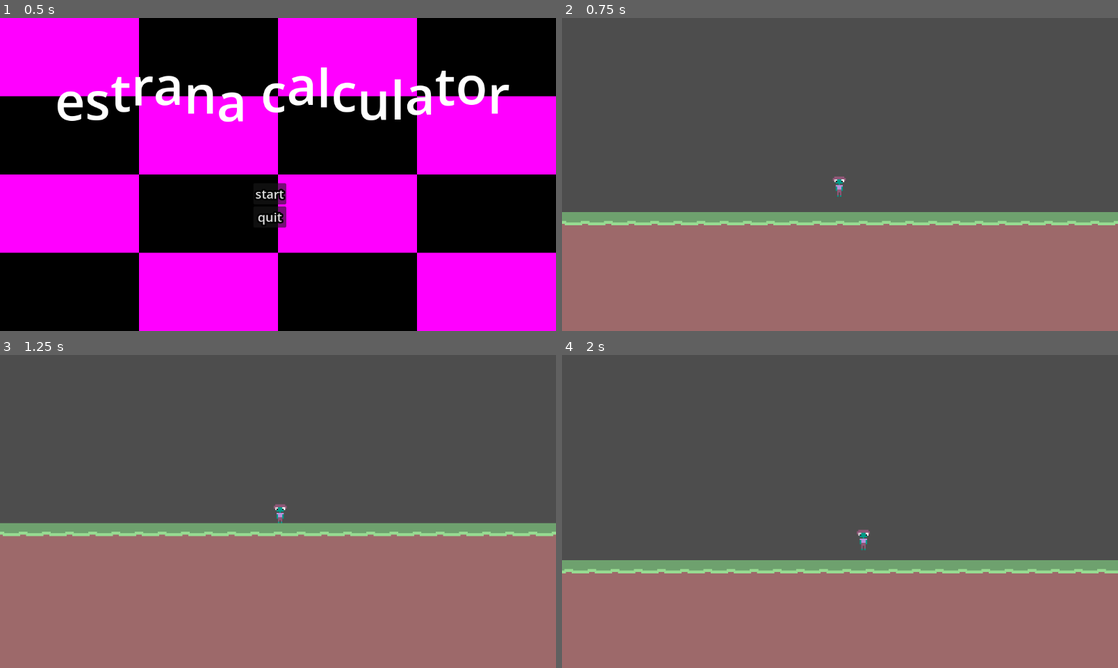
Above: before the commit, frames 1-4 (two rows, left to right).
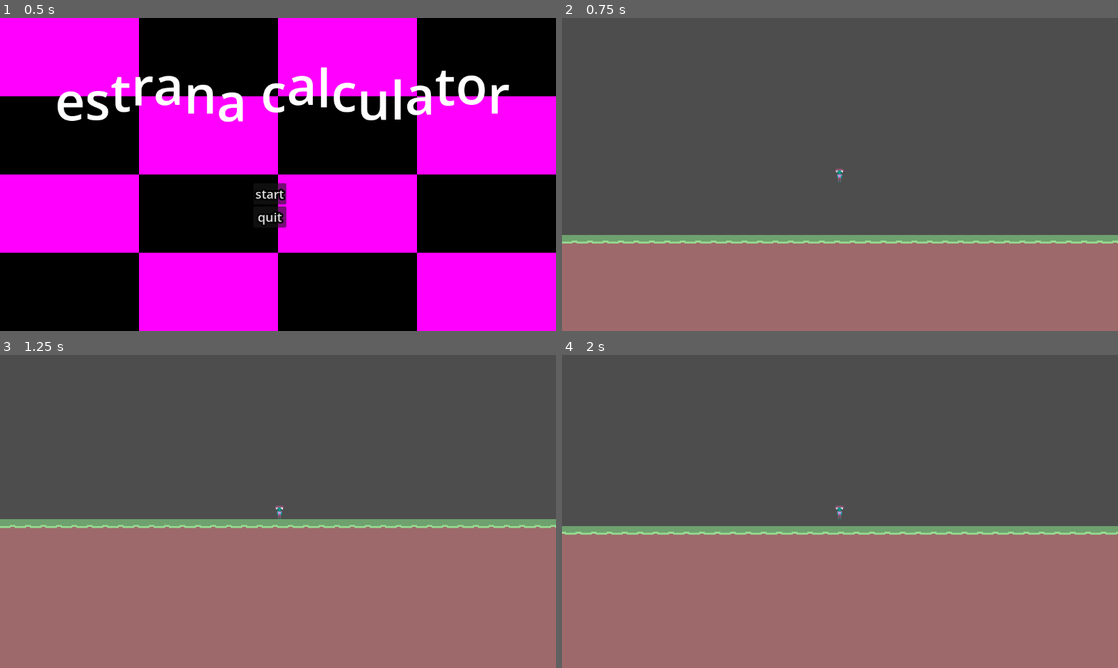
Above: after the commit, the same moments.

Repository: boredchef/estrana-calculator
Game: Godot game, scene res://scenes/title.tscn
Same seed, same stepped clock (60 frames per second), same inputs: the game is played once before the commit and once after it.
Inputs (mouse positions are in pixels of both pictures, inside the frame that each line leads up to):
- Up to frame 1 (0.5 s): no input
- Up to frame 2 (0.75 s): click "start" at 0.5 s
- Up to frame 3 (1.25 s): no input
- Up to frame 4 (2 s): tap Enter at 1.25 s; move the mouse to (962, 495) at 1.27 s; hold Right (Right) from 1.28 s (still down); tap Up (Jump) at 1.35, 1.52, 1.82 s; click (962, 495) at 1.42 s

Frame 1 is identical in both runs. In frame 2, 10% of the frame differs, in the area x 0-100%, y 48-73%; in frame 3, 4.8%; in frame 4, 15%, in the area x 0-100%, y 48-70%.

Commit message:
changed up calculator a bit
changed layout, added theme texture and toggle calculator keybind

Diff:
--- a/project.godot
+++ b/project.godot
@@ -54,6 +54,11 @@
 , Object(InputEventKey,"resource_local_to_scene":false,"resource_name":"","device":-1,"window_id":0,"alt_pressed":false …(186 unchanged characters)…
 ]
 }
+"Toggle Calculator"={
+"deadzone": 0.2,
+"events": [Object(InputEventKey,"resource_local_to_scene":false,"resource_name":"","device":-1,"window_id":0,"alt_pressed":false,"shift_pressed":true,"ctrl_pressed":false,"meta_pressed":false,"pressed":false,"keycode":0,"physical_keycode":67,"key_label":0,"unicode":67,"location":0,"echo":false,"script":null)
+]
+}
 
 [physics]
 
--- a/scenes/calculator.tscn
+++ b/scenes/calculator.tscn
@@ -1,106 +1,244 @@
 [gd_scene format=3 uid="uid://btgaoes4vttxe"]
 
 [ext_resource type="Script" uid="uid://du7t647v1rg8y" path="res://scripts/calculator.gd" id="1_47tay"]
+[ext_resource type="FontFile" uid="uid://bl8hqnuwtbax8" path="res://augiepixel.ttf" id="1_j8sg6"]
+[ext_resource type="Texture2D" uid="uid://bjlwnqk7p05rs" path="res://sprites/button.png" id="2_j8sg6"]
+
+[sub_resource type="StyleBoxTexture" id="StyleBoxTexture_j8sg6"]
+texture = ExtResource("2_j8sg6")
+
+[sub_resource type="Theme" id="Theme_47tay"]
+Button/font_sizes/font_size = 32
+Button/fonts/font = ExtResource("1_j8sg6")
+Button/styles/normal = SubResource("StyleBoxTexture_j8sg6")
+
+[sub_resource type="StyleBoxFlat" id="StyleBoxFlat_864p1"]
+bg_color = Color(0.9843137, 0.9843137, 0.9843137, 1)
+
+[sub_resource type="Theme" id="Theme_sio27"]
+Label/colors/font_color = Color(0, 0, 0, 1)
+Label/colors/font_outline_color = Color(0, 0, 0, 1)
+Label/font_sizes/font_size = 32
+Label/fonts/font = ExtResource("1_j8sg6")
+Label/styles/normal = SubResource("StyleBoxFlat_864p1")
 
 [node name="calculator" type="Control" unique_id=225842722]
 layout_mode = 3
 anchors_preset = 15
 anchor_right = 1.0
 anchor_bottom = 1.0
+offset_left = 31.0
+offset_top = -3.0
+offset_right = -995.0
+offset_bottom = -451.0
 grow_horizontal = 2
 grow_vertical = 2
+theme = SubResource("Theme_47tay")
 script = ExtResource("1_47tay")
 
 [node name="VBoxContainer" type="VBoxContainer" parent="." unique_id=245597591]
 layout_mode = 0
-offset_right = 40.0
-offset_bottom = 40.0
+offset_right = 125.0
+offset_bottom = 198.0
 
 [node name="display" type="Label" parent="VBoxContainer" unique_id=16118]
 layout_mode = 2
+theme = SubResource("Theme_sio27")
 horizontal_alignment = 2
 
 [node name="buttons" type="GridContainer" parent="VBoxContainer" unique_id=61181909]
 layout_mode = 2
-columns = 4
+size_flags_vertical = 3
+size_flags_stretch_ratio = 0.0
+columns = 5
+
+[node name="del" type="Button" parent="VBoxContainer/buttons" unique_id=1370915966]
+layout_mode = 2
+text = "<-"
+
+[node name="ce" type="Button" parent="VBoxContainer/buttons" unique_id=698987123]
+custom_minimum_size = Vector2(50, 50)
+layout_mode = 2
+size_flags_vertical = 3
+size_flags_stretch_ratio = 0.0
+text = "CE"
+
+[node name="ac" type="Button" parent="VBoxContainer/buttons" unique_id=1629914817]
+custom_minimum_size = Vector2(50, 50)
+layout_mode = 2
+size_flags_vertical = 3
+size_flags_stretch_ratio = 0.0
+text = "C"
+
+[node name="pm" type="Button" parent="VBoxContainer/buttons" unique_id=119504641]
+custom_minimum_size = Vector2(50, 50)
+layout_mode = 2
+size_flags_vertical = 3
+size_flags_stretch_ratio = 0.0
+text = "+/-"
+
+[node name="percent" type="Button" parent="VBoxContainer/buttons" unique_id=2136509397]
+custom_minimum_size = Vector2(50, 50)
+layout_mode = 2
+size_flags_vertical = 3
+size_flags_stretch_ratio = 0.0
+text = "%"
 
 [node name="b7" type="Button" parent="VBoxContainer/buttons" unique_id=1154871054]
-layout_mode = 2
+custom_minimum_size = Vector2(50, 50)
+layout_mode = 2
+size_flags_vertical = 3
+size_flags_stretch_ratio = 0.0
 text = "7"
 
 [node name="b8" type="Button" parent="VBoxContainer/buttons" unique_id=911164536]
-layout_mode = 2
+custom_minimum_size = Vector2(50, 50)
+layout_mode = 2
+size_flags_vertical = 3
+size_flags_stretch_ratio = 0.0
 text = "8"
 
 [node name="b9" type="Button" parent="VBoxContainer/buttons" unique_id=619990729]
-layout_mode = 2
+custom_minimum_size = Vector2(50, 50)
+layout_mode = 2
+size_flags_vertical = 3
+size_flags_stretch_ratio = 0.0
 text = "9"
 
-[node name="divide" type="Button" parent="VBoxContainer/buttons" unique_id=1744547668]
-layout_mode = 2
+[node name="divide" type="Button" parent="VBoxContainer/buttons" unique_id=1984710111]
+custom_minimum_size = Vector2(50, 50)
+layout_mode = 2
+size_flags_vertical = 3
+size_flags_stretch_ratio = 0.0
 text = "/"
 
+[node name="open paranthesis" type="Button" parent="VBoxContainer/buttons" unique_id=470648480]
+custom_minimum_size = Vector2(50, 50)
+layout_mode = 2
+size_flags_vertical = 3
+text = "(
+"
+
+[node name="b4" type="Button" parent="VBoxContainer/buttons" unique_id=2054504362]
+custom_minimum_size = Vector2(50, 50)
+layout_mode = 2
+size_flags_vertical = 3
+size_flags_stretch_ratio = 0.0
+text = "4"
+
+[node name="b5" type="Button" parent="VBoxContainer/buttons" unique_id=1534693366]
+custom_minimum_size = Vector2(50, 50)
+layout_mode = 2
+size_flags_vertical = 3
+size_flags_stretch_ratio = 0.0
+text = "5"
+
 [node name="b6" type="Button" parent="VBoxContainer/buttons" unique_id=1906357758]
-layout_mode = 2
+custom_minimum_size = Vector2(50, 50)
+layout_mode = 2
+size_flags_vertical = 3
+size_flags_stretch_ratio = 0.0
 text = "6"
 
-[node name="b5" type="Button" parent="VBoxContainer/buttons" unique_id=1534693366]
-layout_mode = 2
-text = "5"
-
-[node name="b4" type="Button" parent="VBoxContainer/buttons" unique_id=2054504362]
-layout_mode = 2
-text = "4"
-
-[node name="mult" type="Button" parent="VBoxContainer/buttons" unique_id=1934071270]
-layout_mode = 2
+[node name="multiply" type="Button" parent="VBoxContainer/buttons" unique_id=1744547668]
+custom_minimum_size = Vector2(50, 50)
+layout_mode = 2
+size_flags_vertical = 3
+size_flags_stretch_ratio = 0.0
 text = "*"
 
-[node name="b3" type="Button" parent="VBoxContainer/buttons" unique_id=778902333]
-layout_mode = 2
+[node name="close paranthesis" type="Button" parent="VBoxContainer/buttons" unique_id=1106059154]
+custom_minimum_size = Vector2(50, 50)
+layout_mode = 2
+size_flags_vertical = 3
+text = ")"
+
+[node name="bottom" type="HBoxContainer" parent="VBoxContainer" unique_id=1249007676]
+layout_mode = 2
+
+[node name="left" type="VBoxContainer" parent="VBoxContainer/bottom" unique_id=660746852]
+layout_mode = 2
+size_flags_horizontal = 3
+size_flags_stretch_ratio = 4.0
+
+[node name="row_a" type="HBoxContainer" parent="VBoxContainer/bottom/left" unique_id=627285534]
+layout_mode = 2
+size_flags_vertical = 3
+
+[node name="b1" type="Button" parent="VBoxContainer/bottom/left/row_a" unique_id=936654178]
+custom_minimum_size = Vector2(50, 50)
+layout_mode = 2
+size_flags_horizontal = 3
+size_flags_stretch_ratio = 0.0
+text = "1"
+
+[node name="b2" type="Button" parent="VBoxContainer/bottom/left/row_a" unique_id=1893083167]
+custom_minimum_size = Vector2(50, 50)
+layout_mode = 2
+size_flags_horizontal = 3
+size_flags_stretch_ratio = 0.0
+text = "2"
+
+[node name="b3" type="Button" parent="VBoxContainer/bottom/left/row_a" unique_id=778902333]
+custom_minimum_size = Vector2(50, 50)
+layout_mode = 2
+size_flags_horizontal = 3
+size_flags_stretch_ratio = 0.0
 text = "3"
 
-[node name="b2" type="Button" parent="VBoxContainer/buttons" unique_id=1893083167]
-layout_mode = 2
-text = "2"
-
-[node name="b1" type="Button" parent="VBoxContainer/buttons" unique_id=936654178]
-layout_mode = 2
-text = "1"
-
-[node name="plus" type="Button" parent="VBoxContainer/buttons" unique_id=267552944]
+[node name="minus" type="Button" parent="VBoxContainer/bottom/left/row_a" unique_id=1934071270]
+custom_minimum_size = Vector2(50, 50)
+layout_mode = 2
+size_flags_horizontal = 3
+size_flags_stretch_ratio = 0.0
+text = "-"
+
+[node name="row_b" type="HBoxContainer" parent="VBoxContainer/bottom/left" unique_id=621236688]
+layout_mode = 2
+size_flags_vertical = 3
+
+[node name="b0" type="Button" parent="VBoxContainer/bottom/left/row_b" unique_id=1468434088]
+layout_mode = 2
+size_flags_horizontal = 3
+size_flags_stretch_ratio = 2.0
+text = "0"
+
+[node name="decimal" type="Button" parent="VBoxContainer/bottom/left/row_b" unique_id=262962809]
+custom_minimum_size = Vector2(50, 50)
+layout_mode = 2
+text = "."
+
+[node name="plus" type="Button" parent="VBoxContainer/bottom/left/row_b" unique_id=267552944]
+custom_minimum_size = Vector2(50, 50)
 layout_mode = 2
 text = "+"
 
-[node name="equals" type="Button" parent="VBoxContainer/buttons" unique_id=1500571269]
-layout_mode = 2
+[node name="equals" type="Button" parent="VBoxContainer/bottom" unique_id=1569807610]
+layout_mode = 2
+size_flags_horizontal = 3
+size_flags_vertical = 3
 text = "="
 
-[node name="b0" type="Button" parent="VBoxContainer/buttons" unique_id=1468434088]
-layout_mode = 2
-text = "0"
-
-[node name="negative" type="Button" parent="VBoxContainer/buttons" unique_id=262962809]
-layout_mode = 2
-text = "-/+"
-
-[node name="minus" type="Button" parent="VBoxContainer/buttons" unique_id=1569807610]
-layout_mode = 2
-text = "-"
-
+[connection signal="pressed" from="VBoxContainer/buttons/del" to="." method="on_symbol_pressed" binds= ["del"]]
+[connection signal="pressed" from="VBoxContainer/buttons/ce" to="." method="on_symbol_pressed" binds= ["ce"]]
+[connection signal="pressed" from="VBoxContainer/buttons/ac" to="." method="on_symbol_pressed" binds= ["ac"]]
+[connection signal="pressed" from="VBoxContainer/buttons/pm" to="." method="on_symbol_pressed" binds= ["pm"]]
+[connection signal="pressed" from="VBoxContainer/buttons/percent" to="." method="on_symbol_pressed" binds= ["percent"]]
 [connection signal="pressed" from="VBoxContainer/buttons/b7" to="." method="on_number_pressed" binds= [7]]
 [connection signal="pressed" from="VBoxContainer/buttons/b8" to="." method="on_number_pressed" binds= [8]]
 [connection signal="pressed" from="VBoxContainer/buttons/b9" to="." method="on_number_pressed" binds= [9]]
 [connection signal="pressed" from="VBoxContainer/buttons/divide" to="." method="on_symbol_pressed" binds= ["/"]]
+[connection signal="pressed" from="VBoxContainer/buttons/open paranthesis" to="." method="on_symbol_pressed" binds= ["("]]
+[connection signal="pressed" from="VBoxContainer/buttons/b4" to="." method="on_number_pressed" binds= [4]]
+[connection signal="pressed" from="VBoxContainer/buttons/b5" to="." method="on_number_pressed" binds= [5]]
 [connection signal="pressed" from="VBoxContainer/buttons/b6" to="." method="on_number_pressed" binds= [6]]
-[connection signal="pressed" from="VBoxContainer/buttons/b5" to="." method="on_number_pressed" binds= [5]]
-[connection signal="pressed" from="VBoxContainer/buttons/b4" to="." method="on_number_pressed" binds= [4]]
-[connection signal="pressed" from="VBoxContainer/buttons/mult" to="." method="on_symbol_pressed" binds= ["*"]]
-[connection signal="pressed" from="VBoxContainer/buttons/b3" to="." method="on_number_pressed" binds= [3]]
-[connection signal="pressed" from="VBoxContainer/buttons/b2" to="." method="on_number_pressed" binds= [2]]
-[connection signal="pressed" from="VBoxContainer/buttons/b1" to="." method="on_number_pressed" binds= [1]]
-[connection signal="pressed" from="VBoxContainer/buttons/plus" to="." method="on_symbol_pressed" binds= ["+"]]
-[connection signal="pressed" from="VBoxContainer/buttons/equals" to="." method="on_symbol_pressed" binds= [7]]
-[connection signal="pressed" from="VBoxContainer/buttons/b0" to="." method="on_number_pressed" binds= [0]]
-[connection signal="pressed" from="VBoxContainer/buttons/negative" to="." method="on_symbol_pressed" binds= ["."]]
-[connection signal="pressed" from="VBoxContainer/buttons/minus" to="." method="on_symbol_pressed" binds= ["-"]]
+[connection signal="pressed" from="VBoxContainer/buttons/multiply" to="." method="on_symbol_pressed" binds= ["*"]]
+[connection signal="pressed" from="VBoxContainer/buttons/close paranthesis" to="." method="on_symbol_pressed" binds= [")"]]
+[connection signal="pressed" from="VBoxContainer/bottom/left/row_a/b1" to="." method="on_number_pressed" binds= [1]]
+[connection signal="pressed" from="VBoxContainer/bottom/left/row_a/b2" to="." method="on_number_pressed" binds= [2]]
+[connection signal="pressed" from="VBoxContainer/bottom/left/row_a/b3" to="." method="on_number_pressed" binds= [3]]
+[connection signal="pressed" from="VBoxContainer/bottom/left/row_a/minus" to="." method="on_symbol_pressed" binds= ["-"]]
+[connection signal="pressed" from="VBoxContainer/bottom/left/row_b/b0" to="." method="on_number_pressed" binds= [0]]
+[connection signal="pressed" from="VBoxContainer/bottom/left/row_b/decimal" to="." method="on_symbol_pressed" binds= ["."]]
+[connection signal="pressed" from="VBoxContainer/bottom/left/row_b/plus" to="." method="on_symbol_pressed" binds= ["+"]]
+[connection signal="pressed" from="VBoxContainer/bottom/equals" to="." method="on_symbol_pressed" binds= ["="]]
--- a/scenes/game.tscn
+++ b/scenes/game.tscn
@@ -1,7 +1,11 @@
 [gd_scene format=4 uid="uid://mf2iyqk775hu"]
 
-[ext_resource type="PackedScene" uid="uid://p58y02pwx2gq" path="res://scenes/player.tscn" id="1_uwrxv"]
+[ext_resource type="Script" uid="uid://bbxhnqheastgq" path="res://scripts/character_body_2d.gd" id="2_p57ef"]
 [ext_resource type="Texture2D" uid="uid://4h47r004edj" path="res://sprites/Backyard Tileset.png" id="2_yqjtg"]
+[ext_resource type="PackedScene" uid="uid://btgaoes4vttxe" path="res://scenes/calculator.tscn" id="3_lnu2h"]
+[ext_resource type="Texture2D" uid="uid://hmos2ojw361s" path="res://sprites/Sprite-0005.png" id="3_u5sy4"]
+[ext_resource type="Texture2D" uid="uid://c457ip85yywe8" path="res://sprites/Sprite-0001.png" id="4_gee14"]
+[ext_resource type="Texture2D" uid="uid://c64iy7yr3cd3c" path="res://sprites/LittleGuyWalk-Sheet.png" id="5_0tnpc"]
 
 [sub_resource type="TileSetAtlasSource" id="TileSetAtlasSource_yqjtg"]
 texture = ExtResource("2_yqjtg")
@@ -67,10 +71,95 @@
 physics_layer_0/collision_layer = 1
 sources/0 = SubResource("TileSetAtlasSource_yqjtg")
 
+[sub_resource type="RectangleShape2D" id="RectangleShape2D_epypp"]
+size = Vector2(11, 14)
+
+[sub_resource type="AtlasTexture" id="AtlasTexture_kdubu"]
+atlas = ExtResource("3_u5sy4")
+region = Rect2(0, 0, 16, 16)
+
+[sub_resource type="AtlasTexture" id="AtlasTexture_d21ai"]
+atlas = ExtResource("3_u5sy4")
+region = Rect2(16, 0, 16, 16)
+
+[sub_resource type="AtlasTexture" id="AtlasTexture_rj586"]
+atlas = ExtResource("4_gee14")
+region = Rect2(0, 0, 16, 16)
+
+[sub_resource type="AtlasTexture" id="AtlasTexture_4d7sh"]
+atlas = ExtResource("5_0tnpc")
+region = Rect2(0, 0, 16, 16)
+
+[sub_resource type="AtlasTexture" id="AtlasTexture_ir8iy"]
+atlas = ExtResource("5_0tnpc")
+region = Rect2(16, 0, 16, 16)
+
+[sub_resource type="SpriteFrames" id="SpriteFrames_oiiii"]
+animations = [{
+"frames": [{
+"duration": 1.0,
+"texture": SubResource("AtlasTexture_kdubu")
+}, {
+"duration": 1.0,
+"texture": SubResource("AtlasTexture_d21ai")
+}],
+"loop": 1,
+"name": &"Idle",
+"speed": 3.0
+}, {
+"frames": [{
+"duration": 1.0,
+"texture": SubResource("AtlasTexture_rj586")
+}],
+"loop": 1,
+"name": &"Jump",
+"speed": 5.0
+}, {
+"frames": [{
+"duration": 1.0,
+"texture": SubResource("AtlasTexture_4d7sh")
+}, {
+"duration": 1.0,
+"texture": SubResource("AtlasTexture_ir8iy")
+}],
+"loop": 1,
+"name": &"Walk",
+"speed": 5.0
+}]
+
 [node name="Game" type="Node2D" unique_id=650209353]
 
 [node name="Backyard" type="TileMapLayer" parent="." unique_id=323214955]
 tile_map_data = PackedByteArray("AADz/wQAAAAAAAIAAADz/wUAAAAAAAIAAADz/wYAAAAAAAIAAADz/wcAAAAAAAIAAADz/wgAAAAAAAIAAADz/w …(12768 unchanged characters)…
 tile_set = SubResource("TileSet_yqjtg")
 
-[node name="Player" parent="." unique_id=1870273184 instance=ExtResource("1_uwrxv")]
+[node name="Player" type="Node2D" parent="." unique_id=1870273184]
+position = Vector2(-61, -44)
+
+[node name="CharacterBody2D" type="CharacterBody2D" parent="Player" unique_id=2122864086]
+script = ExtResource("2_p57ef")
+
+[node name="CollisionShape2D" type="CollisionShape2D" parent="Player/CharacterBody2D" unique_id=188208629]
+position = Vector2(0.5, 1)
+shape = SubResource("RectangleShape2D_epypp")
+
+[node name="AnimatedSprite2D" type="AnimatedSprite2D" parent="Player/CharacterBody2D" unique_id=1212077977]
+z_index = 2
+sprite_frames = SubResource("SpriteFrames_oiiii")
+animation = &"Walk"
+autoplay = "Idle"
+
+[node name="Camera2D" type="Camera2D" parent="Player/CharacterBody2D" unique_id=797478095]
+zoom = Vector2(2, 2)
+limit_enabled = false
+
+[node name="calculator" parent="." unique_id=225842722 instance=ExtResource("3_lnu2h")]
+anchors_preset = 0
+anchor_right = 0.0
+anchor_bottom = 0.0
+offset_left = 39.0
+offset_top = -138.0
+offset_right = 39.0
+offset_bottom = -138.0
+grow_horizontal = 1
+grow_vertical = 1
--- a/scenes/player.tscn
+++ b/scenes/player.tscn
@@ -75,12 +75,3 @@
 sprite_frames = SubResource("SpriteFrames_oiiii")
 animation = &"Walk"
 autoplay = "Idle"
-
-[node name="Camera2D" type="Camera2D" parent="CharacterBody2D" unique_id=1880418544]
-zoom = Vector2(3, 3)
-limit_enabled = false
-limit_top = -75
-limit_right = 126
-limit_bottom = 24
-position_smoothing_enabled = true
-position_smoothing_speed = 10.0
--- a/scripts/calculator.gd
+++ b/scripts/calculator.gd
@@ -2,13 +2,77 @@
 
 @onready var display: Label = $VBoxContainer/display
 
-# Called when the node enters the scene tree for the first time.
+var total = 0
+var last_symbol = ""
+
 func _ready() -> void:
 	pass # Replace with function body.
 
-
 func on_number_pressed(number:int) -> void:
 	print(number)
+	var digit_count = display.text.replace(".", "").length()
+	if digit_count >= 8:
+		return
+	if display.text != "0":
+		display.text += str(number)
+	else:
+		display.text = str(number)
+
 
 func on_symbol_pressed(symbol:String) -> void:
+	match(symbol):
+		"+":
+			do_math()
+			last_symbol = symbol
+		"-":
+			do_math()
+			last_symbol = symbol
+		"*":
+			do_math()
+			last_symbol = symbol
+		"/":
+			do_math()
+			last_symbol = symbol
+		"=":
+			do_math()
+			last_symbol = ""
+			display.text = str(total)
+		"pm":
+			var n = int(display.text) * -1
+			display.text = str(n)
+		"del":
+			if display.text.length() > 1:
+				display.text = display.text.left(display.text.length() - 1)
+			else:
+				display.text = "0"
+		"ce":
+			display.text = "0"
+		"ac":
+			display.text = "0"
+			total = 0
+			last_symbol = ""
+		".":
+			if "." not in display.text:
+				display.text += "."
+			else:
+				pass
+
+
 	print(symbol)
+
+func do_math():
+	var n = float(display.text)
+
+	match(last_symbol):
+		"":
+			total = n
+		"+":
+			total += n
+		"-":
+			total -= n
+		"*":
+			total *= n
+		"/":
+			total /= n
+	display.text = "0"
+	print("total " +str(total))
--- a/scripts/character_body_2d.gd
+++ b/scripts/character_body_2d.gd
@@ -7,6 +7,11 @@
 const GRAV_MULTI = 1.1
 const DOWN_CONST = 2.25
 var down_multi = false
+
+@onready var calculator: Control = $"../../calculator"
+
+func _ready():
+	calculator.visible = false
 
 func _physics_process(delta: float) -> void:
 	# Add the gravity.
@@ -53,3 +58,7 @@
 		velocity.x = move_toward(velocity.x, 0, SPEED)
 
 	move_and_slide()
+
+func _unhandled_input(event: InputEvent) -> void:
+	if event.is_action_pressed("Toggle Calculator"):
+		calculator.visible = not calculator.visible
Binary file added: augiepixel.ttf
Not shown, added: augiepixel.ttf.import
Binary file added: sprites/background.ase
Binary file added: sprites/background.png
Not shown, added: sprites/background.png.import
Binary file added: sprites/button.png
Not shown, added: sprites/button.png.import
Binary file added: sprites/label.png
Not shown, added: sprites/label.png.import
